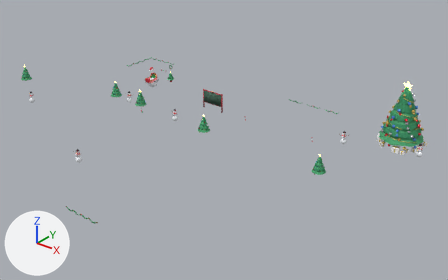
Before and after pictures for a commit that changed the Blender file assets/blender/christmas.blend.
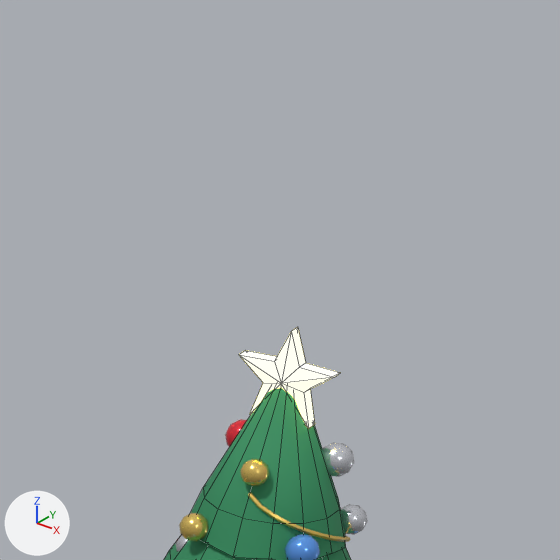
The first picture shows the older version from a 50 mm lens placed at (74.4, -72.6, 38.7), pointed at (24.6, -10.5, 0.1). The close-ups show the older and then the newer version on the part from 85% to 97% of the width and 17% to 37% of the height of that picture. Only the edits that show in the close-ups are written down. Every picture has the same lights, and +X, +Y and +Z are marked at lower left. The close-ups show mesh edges as thin lines.

The scene before the commit, as lines of its bpy script (objects in view):
```python
me_decor_xmastree = bpy.data.meshes.new('Decor_XmasTree')
me_decor_xmastree.from_pydata(...)  # 304 vertices, 390 faces; spans x -3.02..3.02, y -3.1..3.1, z 0.0..9.44
me_decor_xmastree.polygons.foreach_set('use_smooth', [True] * 390)
# faces by material slot: [266, 70, 24, 30]
me_decor_xmastree.materials.append(mat_pineneedles)  # green #308b5d
me_decor_xmastree.materials.append(mat_pineneedleslight)  # green #45a26c
me_decor_xmastree.materials.append(mat_pinebark)  # brown #81654b
me_decor_xmastree.materials.append(mat_xmasstar)  # yellow #ffea89, glowing yellow #ffe589
me_decor_xmastree_baubles = bpy.data.meshes.new('Decor_XmasTree_Baubles')
me_decor_xmastree_baubles.from_pydata(...)  # 3192 vertices, 6080 faces; spans x -3.01..3.03, y -3.05..3.07, z 0.45..7.82
me_decor_xmastree_baubles.polygons.foreach_set('use_smooth', [True] * 6080)
# faces by material slot: [1520, 1520, 1520, 1520]
me_decor_xmastree_baubles.materials.append(mat_baublered)  # red #e7303f
me_decor_xmastree_baubles.materials.append(mat_baublegold)  # yellow #f9d776
me_decor_xmastree_baubles.materials.append(mat_baubleblue)  # blue #61a0f3
me_decor_xmastree_baubles.materials.append(mat_baublesilver)  # white #eaecf3
ob_xmastree = bpy.data.objects.new('XmasTree', me_decor_xmastree)
ob_xmastree.parent = ob_christmasdecor
ob_xmastree.location = (44.5, 4.5, -0.12)
ob_xmastree_baubles = bpy.data.objects.new('XmasTree_Baubles', me_decor_xmastree_baubles)
ob_xmastree_baubles.parent = ob_xmastree
ob_xmastree_baubles.location = (0.0, 0.0, 0.0)
```
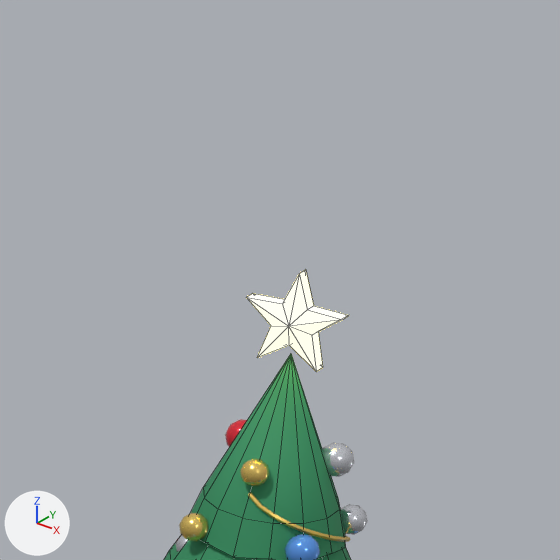
Patch to the scene script:
```diff
--- a/assets/blender/christmas.blend.py
+++ b/assets/blender/christmas.blend.py
@@ me_decor_xmastree @@
 # used by ob_xmastree; parent = ob_christmasdecor; location = (44.5, 4.5, -0.12)
-me_decor_xmastree.from_pydata(...)  # 304 vertices, 390 faces; spans x -3.02..3.02, y -3.1..3.1, z 0.0..9.44
+me_decor_xmastree.from_pydata(...)  # 304 vertices, 390 faces; spans x -3.02..3.02, y -3.1..3.1, z 0.0..10.28
+# me_decor_xmastree part 1: the loose piece of 22 vertices spanning x -0.7..0.7, y -0.22..0.22, z 8.12..9.44 is moved by (0.0, 0.0, 0.83)
 me_decor_xmastree.materials.append(mat_pineneedles)
```

What differs and where, as boxes [x1, y1, x2, y2] in the close-ups (560 x 560 px; the box of a moved part takes in the faces that stretch with it):
'XmasTree', reshaped: before [164, 327, 351, 560]; after [164, 269, 351, 560]
part 1 of me_decor_xmastree, moved or reshaped: before [239, 327, 340, 429]; after [246, 269, 349, 372]
